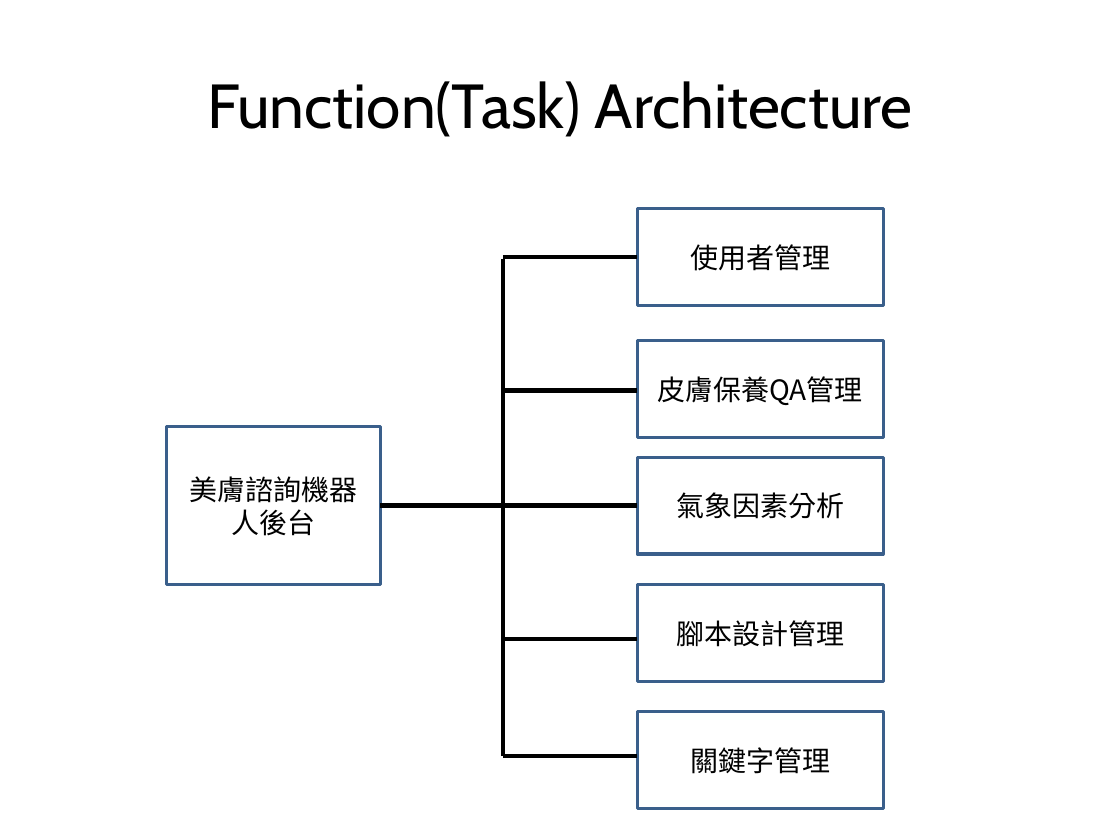
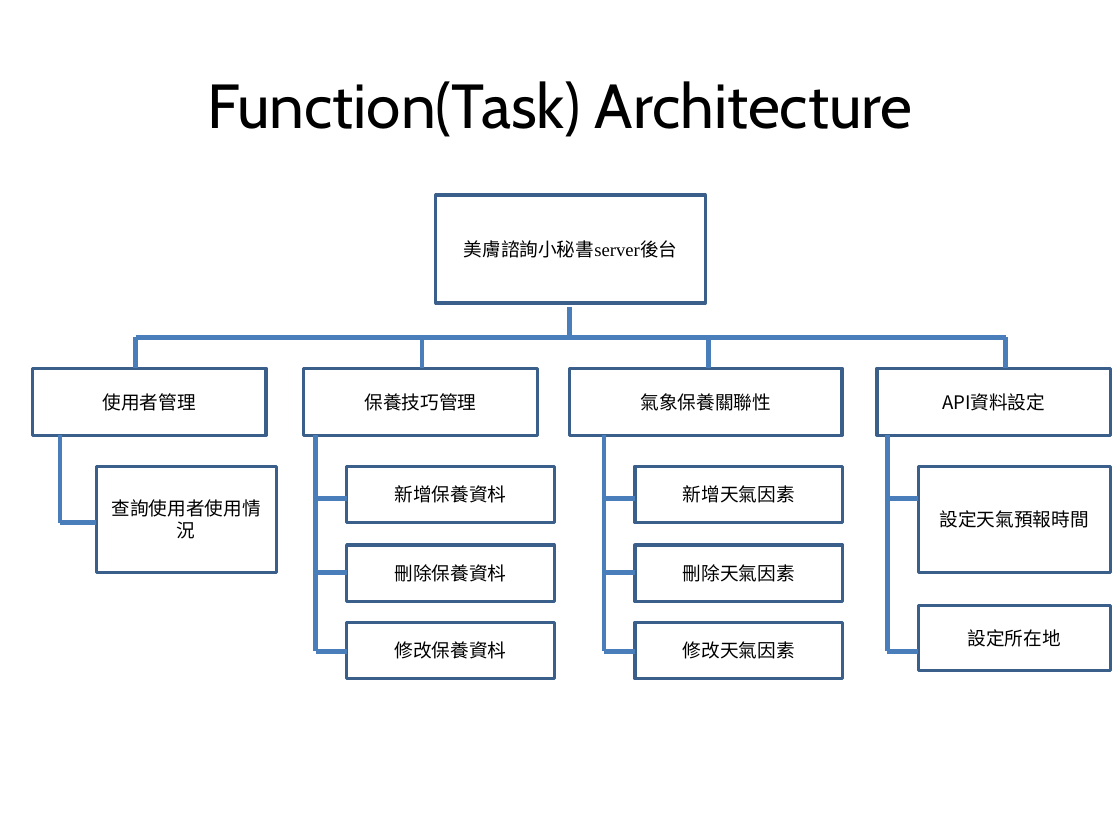
Before and after one commit to poan0627/108_SM_Team4, a slide deck: slide 6 of 軟體品質管理期中專案報告_team4.pptx. Drawn at 1120x840 pixels with LibreOffice and Linux fonts; fonts in the diff are those of the drawing. Boxes give left, top, right and bottom in pixels: in the first picture for what was removed or moved away, otherwise in the second. Text is boxed around its words. In the diff, an @@ line names an element or a change of style, - is before the commit and + after.

```diff
--- a/軟體品質管理期中專案報告_team4.pptx
+++ b/軟體品質管理期中專案報告_team4.pptx
@@ group removed at box(167, 258, 884, 756): 6 lines, 2 rectangles @@
-美膚諮詢機器人後台
-皮膚保養QA管理
@@ group added at box(60, 195, 1111, 680): 19 lines, 10 rectangles @@
+美膚諮詢小秘書server後台
+API資料設定
+查詢使用者使用情況
+設定天氣預報時間
+設定所在地
+新增保養資枓
+刪除保養資枓
+修改保養資枓
+刪除天氣因素
+修改天氣因素
@@ rectangle "使用者管理": place and size @@
-rectangle "使用者管理" at box(637, 208, 884, 305)
+rectangle "使用者管理" at box(32, 368, 265, 436)
@@ rectangle "使用者管理" at box(32, 368, 265, 436): size 18 to 12 pt, font Noto Sans CJK SC to Times New Roman @@
@@ rectangle "保養技巧管理": place and size @@
-rectangle "保養技巧管理" at box(637, 585, 884, 681)
+rectangle "保養技巧管理" at box(304, 368, 536, 436)
@@ rectangle "氣象保養關聯性": place and size @@
-rectangle "氣象保養關聯性" at box(637, 712, 884, 809)
+rectangle "氣象保養關聯性" at box(570, 368, 842, 436)
@@ text in rectangle at box(364, 393, 476, 411): text changed; size 18 to 12 pt; font Noto Sans CJK SC to Times New Roman @@
-腳本設計管理
+保養技巧管理
@@ text in rectangle at box(641, 393, 772, 411): text changed; size 18 to 12 pt; font Noto Sans CJK SC to Times New Roman @@
-關鍵字管理
+氣象保養關聯性
@@ rectangle "新增天氣因素": place and size @@
-rectangle "新增天氣因素" at box(637, 457, 884, 553)
+rectangle "新增天氣因素" at box(635, 466, 842, 523)
@@ text in rectangle at box(683, 485, 795, 503): text changed; size 18 to 12 pt; font Noto Sans CJK SC to Times New Roman @@
-氣象因素分析
+新增天氣因素
```
Also in this commit, not shown: 7 other slides changed, 3 other files.
